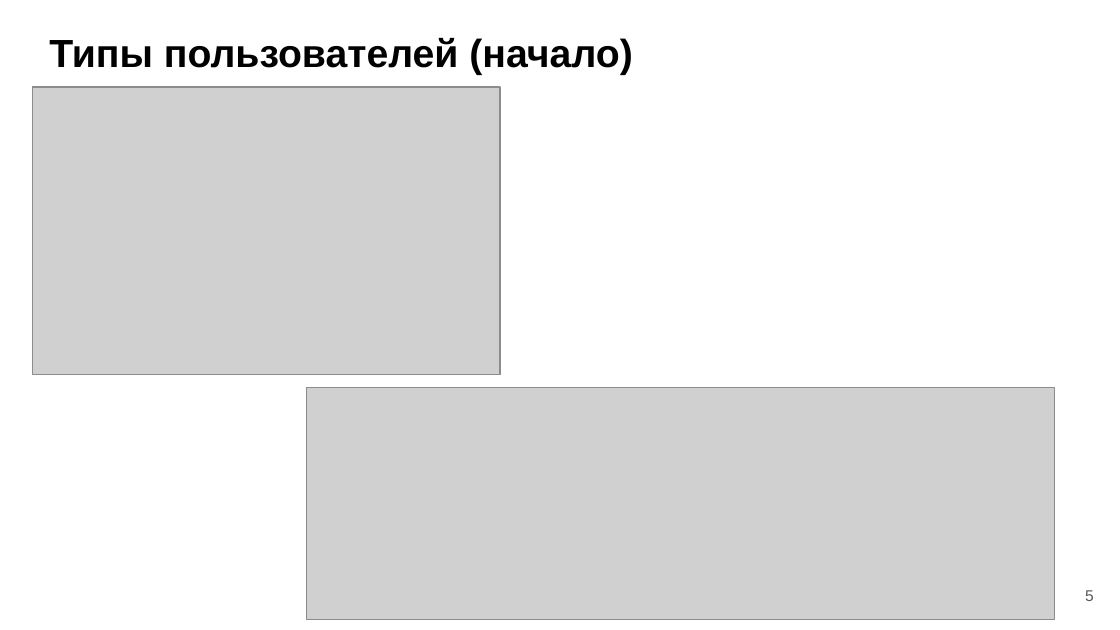
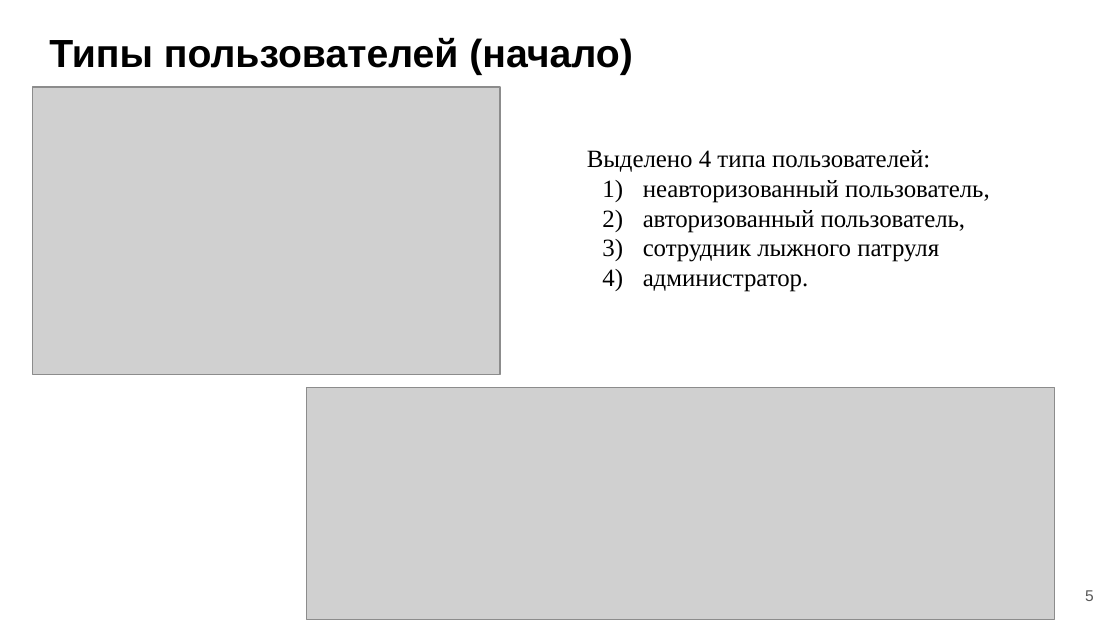
Before and after one commit to alena-zayts/BMSTU_6sem_software_design, a slide deck: slide 5 of docs/presentation.pptx. Drawn at 1120x630 pixels with LibreOffice and Linux fonts; fonts in the diff are those of the drawing; grey boxes stand for pictures. Boxes give left, top, right and bottom in pixels: in the first picture for what was removed or moved away, otherwise in the second. Text is boxed around its words. In the diff, an @@ line names an element or a change of style, - is before the commit and + after.

```diff
--- a/docs/presentation.pptx
+++ b/docs/presentation.pptx
@@ text added at (x1=587, y1=150, x2=990, y2=292), 16 pt, text #000000 @@
+Выделено 4 типа пользователей:
+1) неавторизованный пользователь,
+2) авторизованный пользователь,
+3) сотрудник лыжного патруля
+4) администратор.
```
Also in this commit, not shown: 1 other slide changed, 6 other files.
